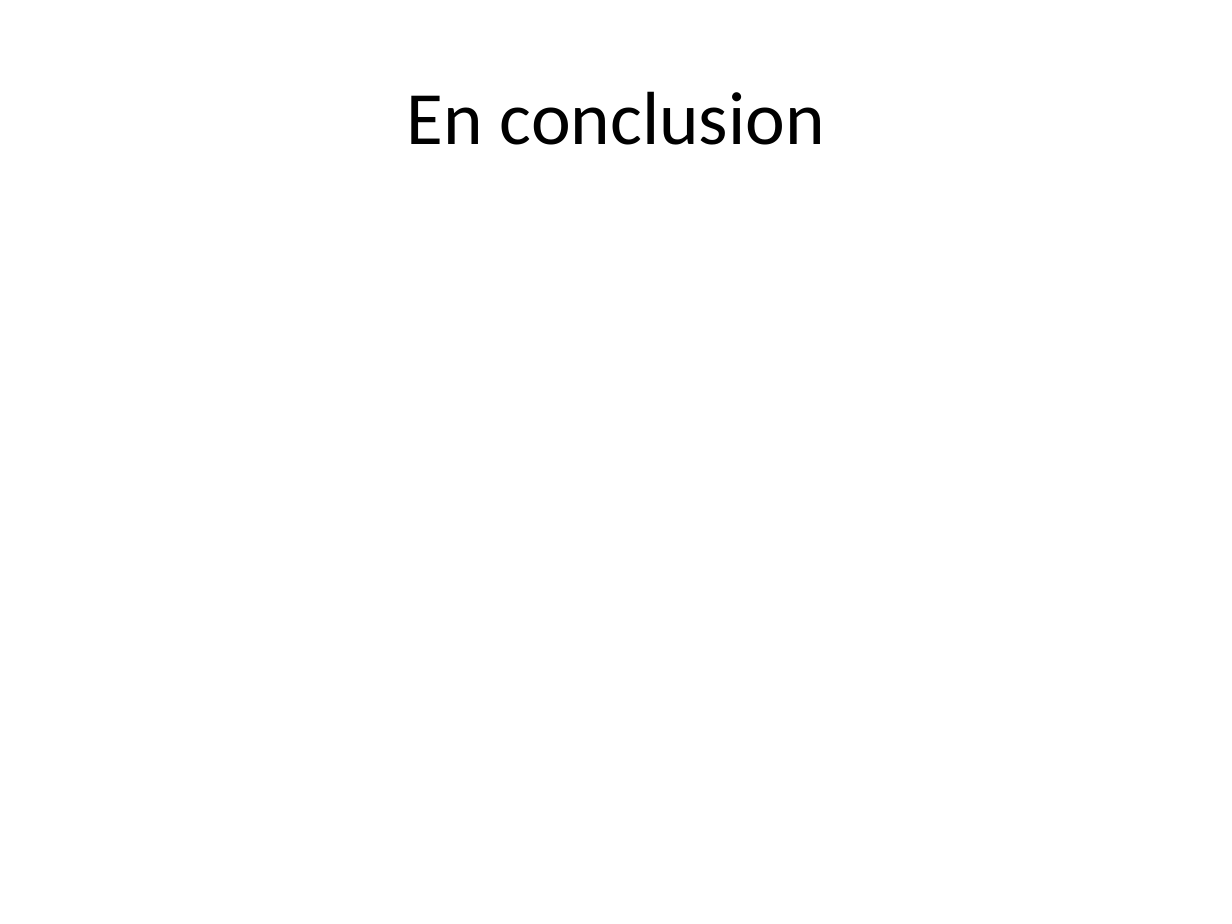
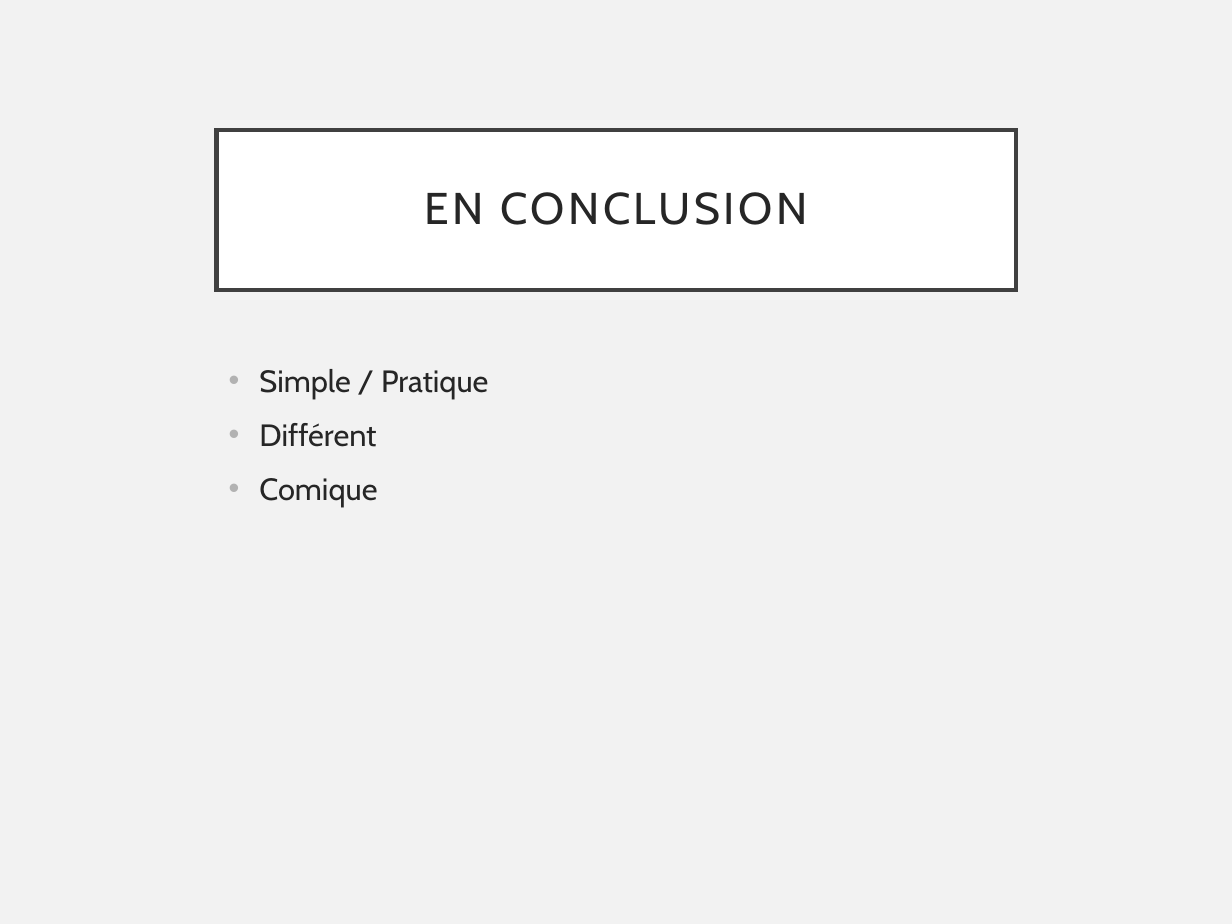
Before and after one commit to SvenWikberg/MultiClock, a slide deck: slide 8 of doc/MultiClock_presentation.pptx (slide 9 before the commit). Drawn at 1232x924 pixels with LibreOffice and Linux fonts; fonts in the diff are those of the drawing. Boxes give left, top, right and bottom in pixels: in the first picture for what was removed or moved away, otherwise in the second. Text is boxed around its words. In the diff, an @@ line names an element or a change of style, - is before the commit and + after.

```diff
--- a/doc/MultiClock_presentation.pptx
+++ b/doc/MultiClock_presentation.pptx
@@ background #FFFFFF to #F2F2F2 @@
@@ title "EN CONCLUSION": place and size @@
-title "EN CONCLUSION" at <box>407,91,825,145</box>
+title "EN CONCLUSION" at <box>217,129,1016,290</box>
@@ title "EN CONCLUSION" at <box>217,129,1016,290</box>: fill none to #FFFFFF; outline none to #404040 2.5 pt @@
@@ title at <box>424,192,808,225</box>: text changed; size 44 to 26 pt; font Calibri to Cabin; text colour #000000 to #262626 @@
-En conclusion
+EN CONCLUSION
@@ text added at <box>259,369,488,507</box>, 18 pt, text #262626 @@
+• Simple / Pratique
+• Différent
+• Comique
```
Also in this commit, not shown: 7 other slides changed, 1 slide added, 2 slides removed, 10 other files.
